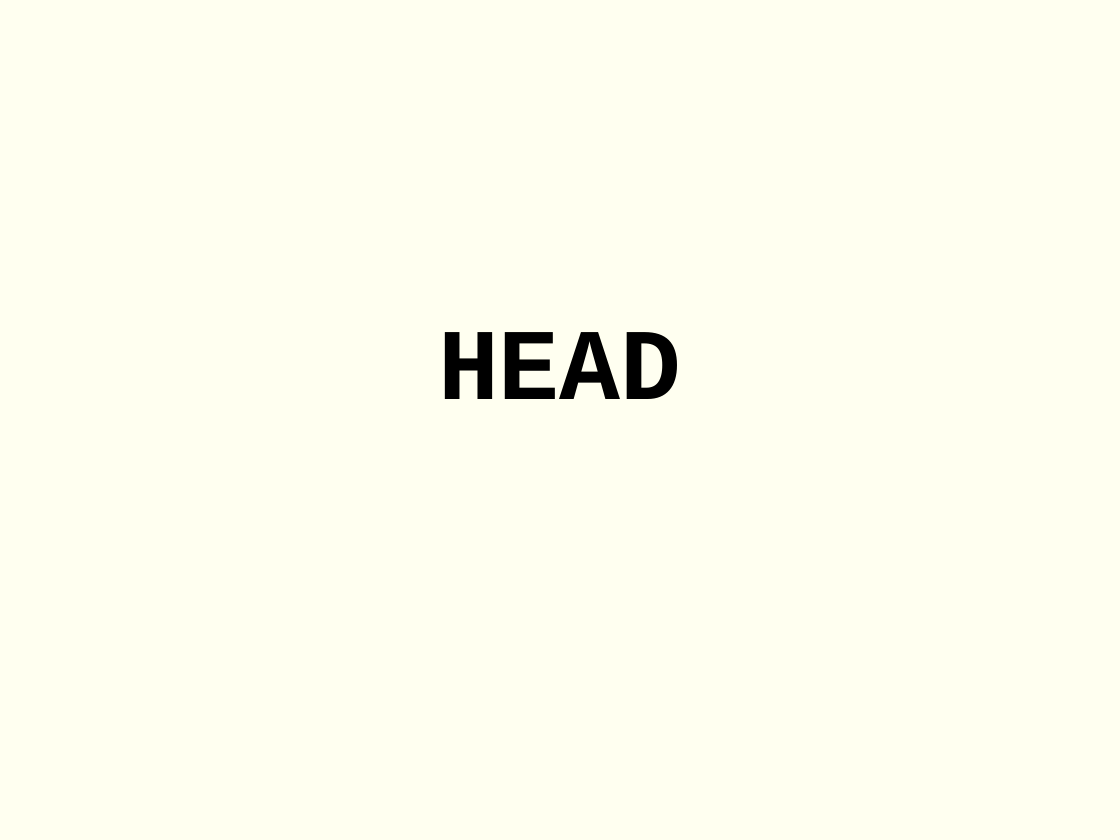
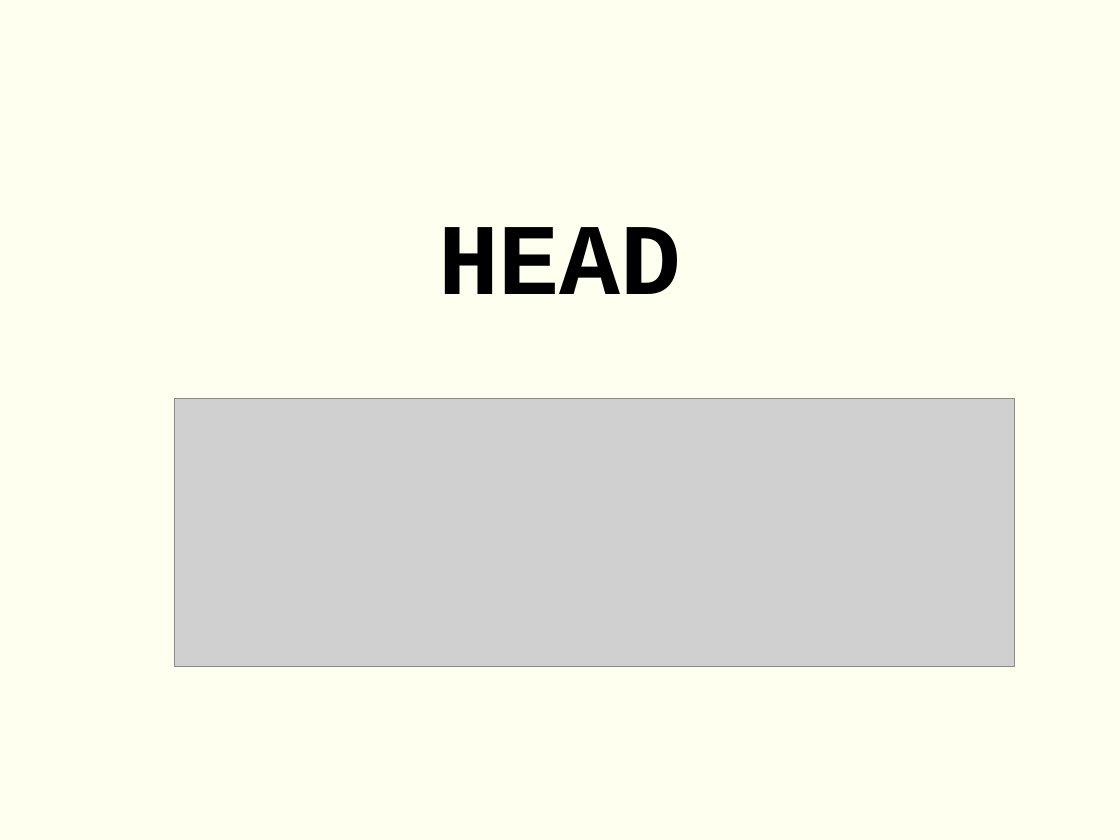
Before and after one commit to rgmf/eed2425, a slide deck: slide 11 of ut/02_control_de_versiones/presentacion/01_control_versiones_intro_git.odp. Drawn at 1120x840 pixels with LibreOffice and Linux fonts; fonts in the diff are those of the drawing; grey boxes stand for pictures. Boxes give left, top, right and bottom in pixels: in the first picture for what was removed or moved away, otherwise in the second. Text is boxed around its words. In the diff, an @@ line names an element or a change of style, - is before the commit and + after.

```diff
--- a/ut/02_control_de_versiones/presentacion/01_control_versiones_intro_git.odp
+++ b/ut/02_control_de_versiones/presentacion/01_control_versiones_intro_git.odp
@@ subtitle "HEAD": place and size @@
-subtitle "HEAD" at (438,332,682,399)
+subtitle "HEAD" at (438,227,682,294)
@@ picture added at (174,399,1014,668) @@
```
Also in this commit, not shown: 1 other slide changed.
